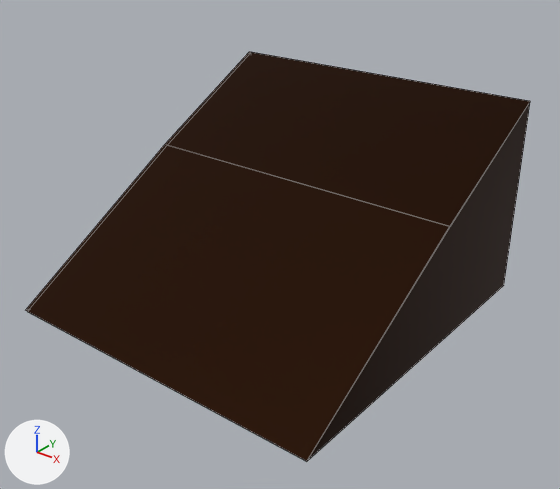
Two versions of the Blender file .Blend Files/Prototype Scene/Slope.blend, one commit apart.
Rendered twice from a camera (50 mm lens) standing at (8.52, -10.42, 7.77) and looking at (0.35, -0.21, 1.44). Arrows for +X, +Y and +Z are at lower left; the lights stay in place. Mesh edges are drawn as thin lines.

Script lines for the objects in view, before the commit:
```python
me_cube = bpy.data.meshes.new('Cube')
me_cube.from_pydata(...)  # 26 vertices, 23 faces; spans x -1.0..1.0, y -1.0..1.0, z -56.1..-0.9
me_cube.materials.append(mat_material)  # brown #2c190e
ob_cube = bpy.data.objects.new('Cube', me_cube)
ob_cube.location = (0.0, 0.0, 0.0)
ob_cube.scale = (3.36, 3.36, -0.0699)
```
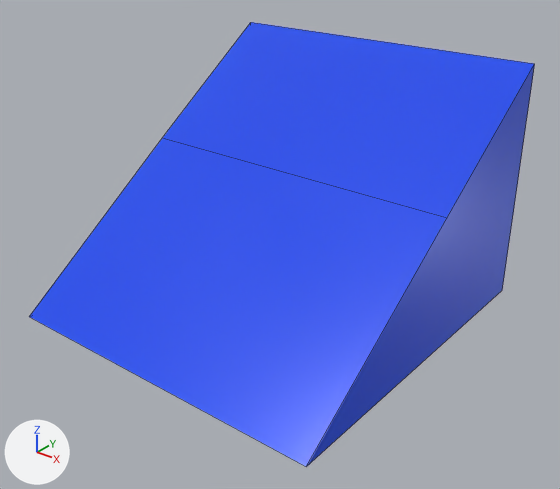
Commit message: fix the bugged slope that traps you forever

Pixel boxes (x1, y1, x2, y2) of what changed, in the pictures (560 x 489 px):
'Cube', reshaped, moved, rescaled (9% taller): before (26, 52, 530, 461); after (29, 22, 535, 467)

The change, as a diff of the scene's bpy script:
```diff
--- a/.Blend Files/Prototype Scene/Slope.blend.py
+++ b/.Blend Files/Prototype Scene/Slope.blend.py
@@ mat_slopemat @@
+mat_slopemat = principled_material('SlopeMat')
+mat_slopemat.base_color = (0.0, 0.075, 1.0)  # blue #004dff
+mat_slopemat.metallic = 0.063
+mat_slopemat.roughness = 0.24
+mat_slopemat.ior = 1.45
+mat_slopemat.specular_ior_level = 0.894
+mat_slopemat.anisotropic = 0.11
+mat_slopemat.transmission_weight = 0.15
+mat_slopemat.coat_weight = 0.00984
@@ me_cube @@
 # used by ob_cube; location = (0.0, 0.0, 0.0); scale = (3.36, 3.36, -0.0699)
-me_cube.from_pydata(...)  # 26 vertices, 23 faces; spans x -1.0..1.0, y -1.0..1.0, z -56.1..-0.9
-me_cube.materials.append(mat_material)  # brown #2c190e
+me_cube.from_pydata(...)  # 8 vertices, 6 faces; spans x -1.0..1.0, y -1.0..1.0, z -1.0..0.4
+# me_cube part 1
+# 21 vertices are removed from x -1.0..1.0, y -1.0..1.0, z -56.1..-0.9
+# 23 faces are deleted
+# 1 vertex moves from x -1.0, y 1.0, z -1.1 to x 1.0, y 1.0, z 0.4
+# 3 vertices are added at (-1.0, 0.1, -0.2), (-1.0, 1.0, 0.4), (1.0, 0.1, -0.2)
+# 6 new faces join them
+me_cube.materials.append(mat_slopemat)  # blue #004dff
@@ ob_cube @@
 ob_cube = bpy.data.objects.new('Cube', me_cube)
-ob_cube.location = (0.0, 0.0, 0.0)
-ob_cube.scale = (3.36, 3.36, -0.0699)
+ob_cube.location = (0.0, 0.0, 3.31)
+ob_cube.scale = (3.35, 3.35, 3.35)
```
